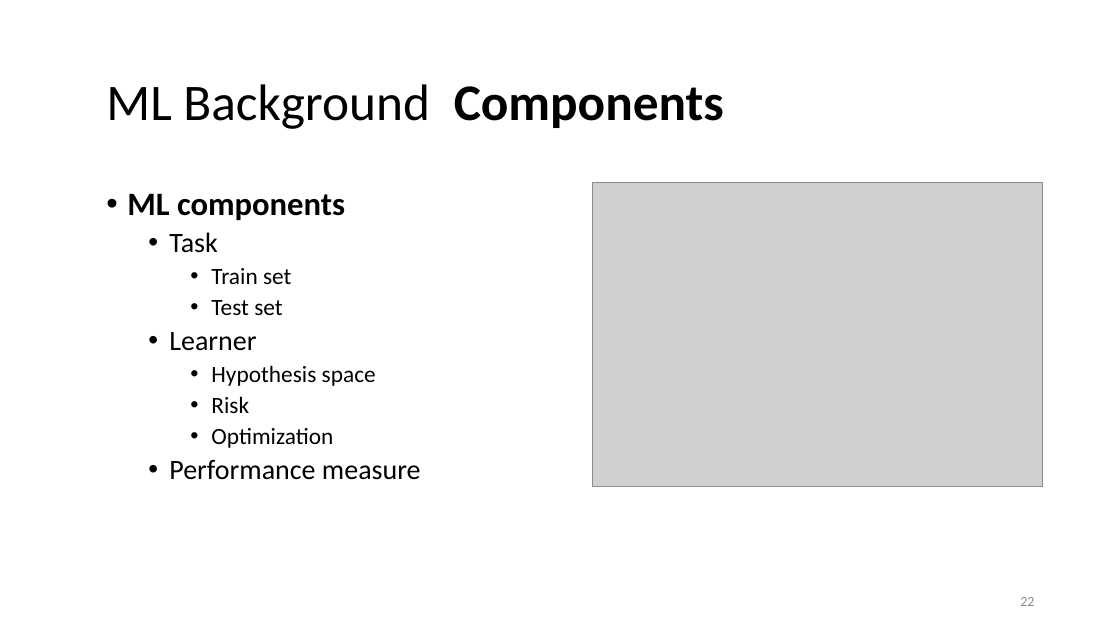
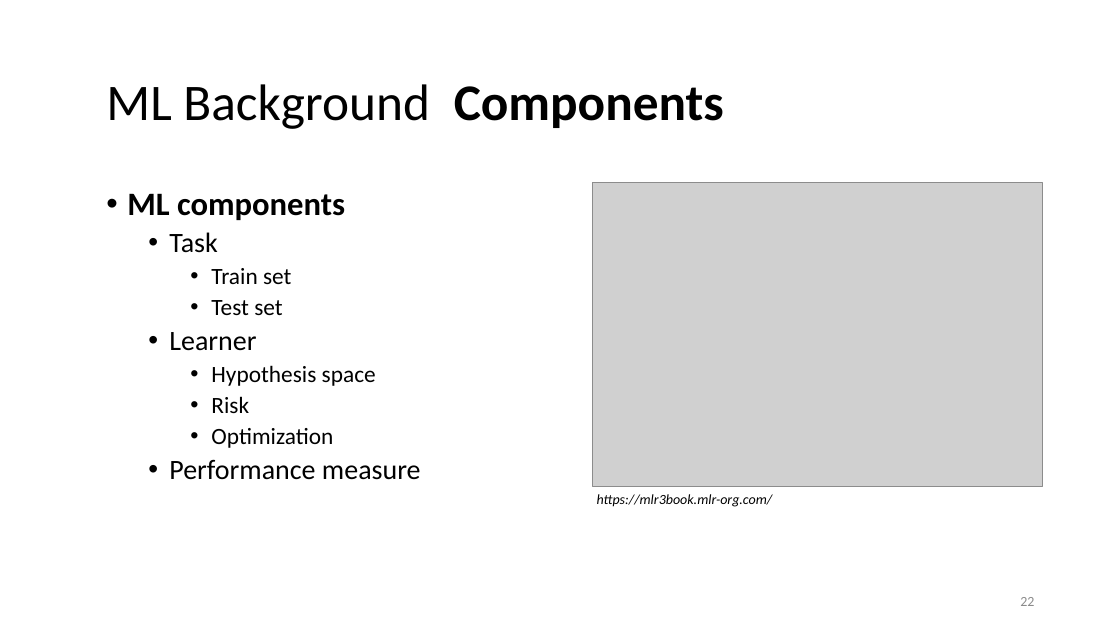
Before and after one commit to lisa-wm/consulting, a slide deck: slide 22 of 5_seminar/Contents_Part_02/slides/slides_II_3.pptx. Drawn at 1120x630 pixels with LibreOffice and Linux fonts; fonts in the diff are those of the drawing; grey boxes stand for pictures. Boxes give left, top, right and bottom in pixels: in the first picture for what was removed or moved away, otherwise in the second. Text is boxed around its words. In the diff, an @@ line names an element or a change of style, - is before the commit and + after.

```diff
--- a/5_seminar/Contents_Part_02/slides/slides_II_3.pptx
+++ b/5_seminar/Contents_Part_02/slides/slides_II_3.pptx
@@ text added at [597, 494, 773, 507], 12 pt, text #000000, italic @@
+  https://mlr3book.mlr-org.com/
```
Also in this commit, not shown: 6 other slides changed, 7 slides added, 2 slides removed, 4 other files.
